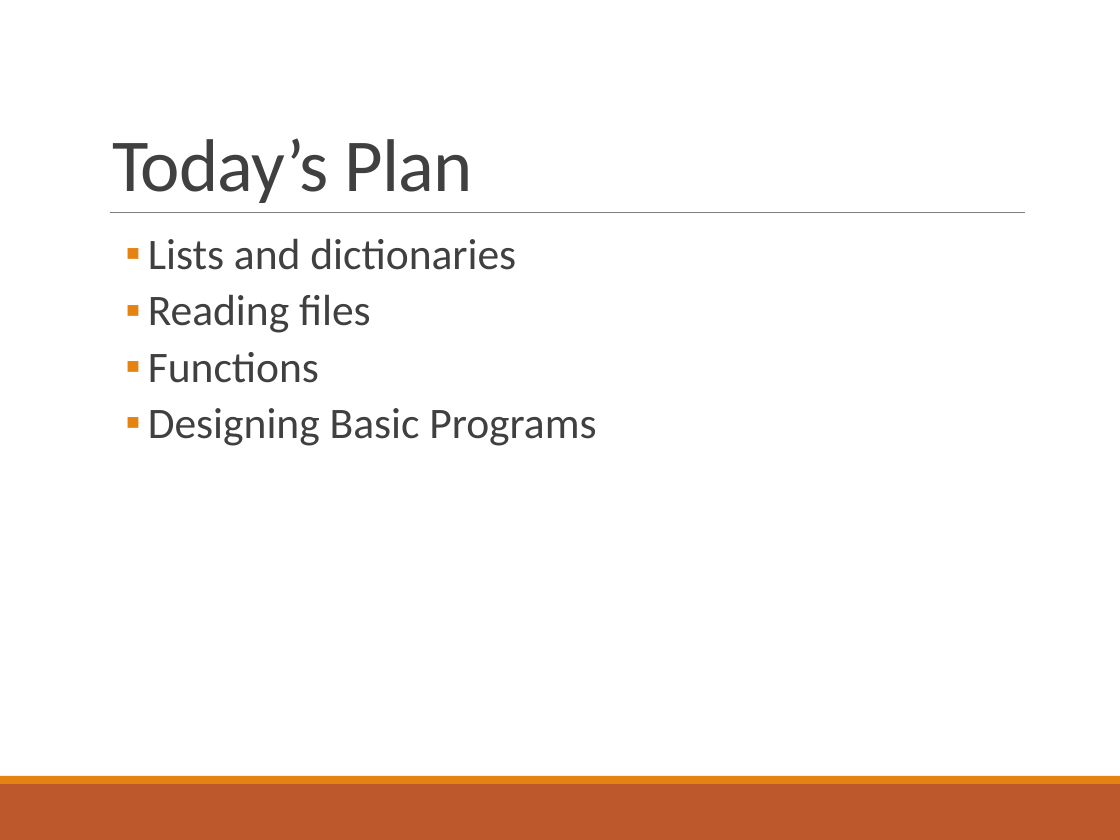
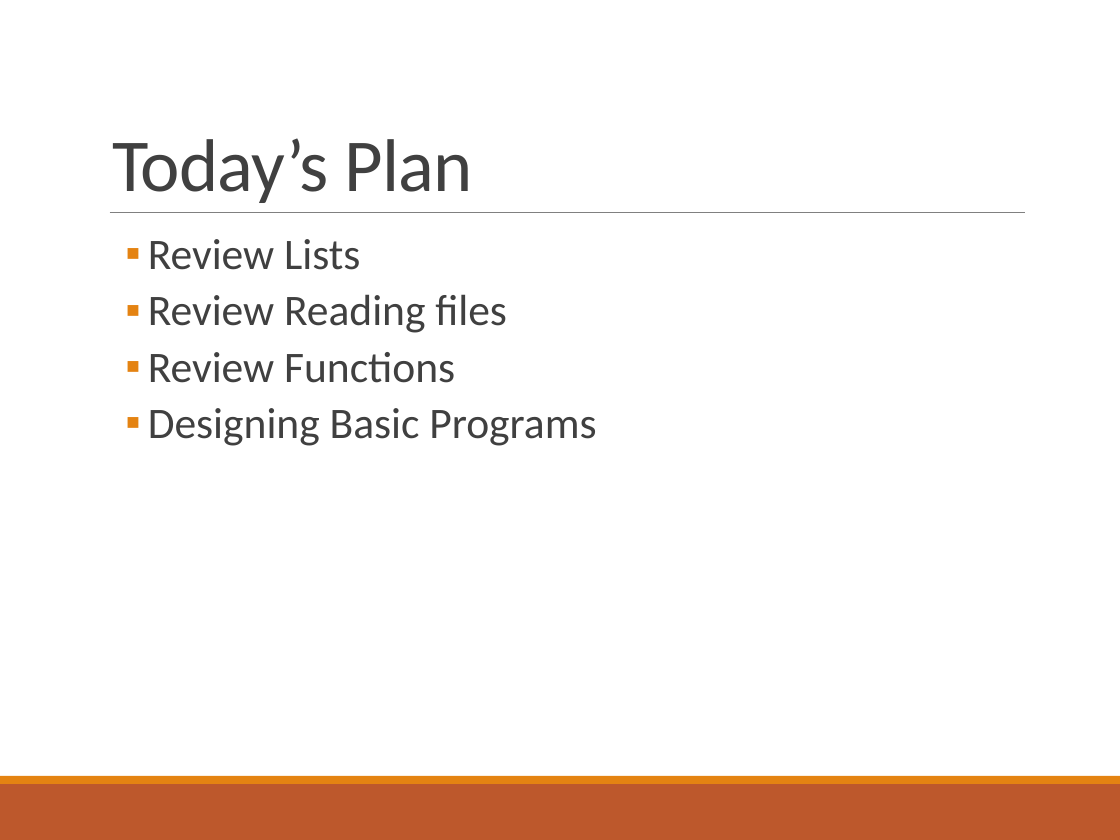
Before and after one commit to pommevilla/bcb.advanced.python.2018, a slide deck: slide 5 of 2018_Advanced_Python.pptx. Drawn at 1120x840 pixels with LibreOffice and Linux fonts; fonts in the diff are those of the drawing. Boxes give left, top, right and bottom in pixels: in the first picture for what was removed or moved away, otherwise in the second. Text is boxed around its words. In the diff, an @@ line names an element or a change of style, - is before the commit and + after.

Commit message:
Added review materials, exported to pdf

```diff
--- a/2018_Advanced_Python.pptx
+++ b/2018_Advanced_Python.pptx
@@ text at <box>148,239,507,383</box>: text changed @@
-  ▪ Lists and dictionaries
-  ▪ Reading files
-  ▪ Functions
+  ▪ Review Lists
+  ▪ Review Reading files
+  ▪ Review Functions
```
Also in this commit, not shown: 3 other slides changed, 7 slides added, 5 slides removed, 9 other files.
